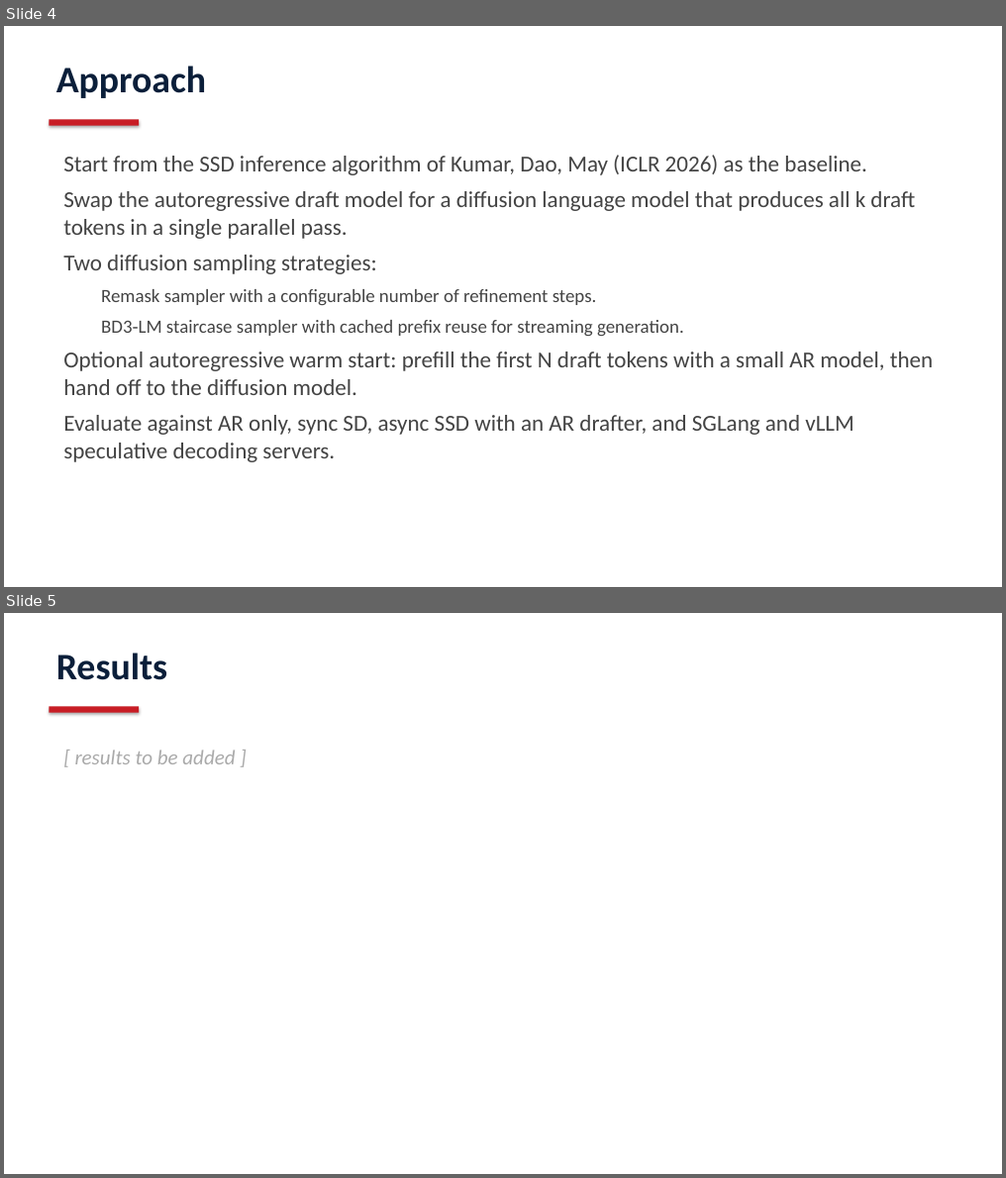
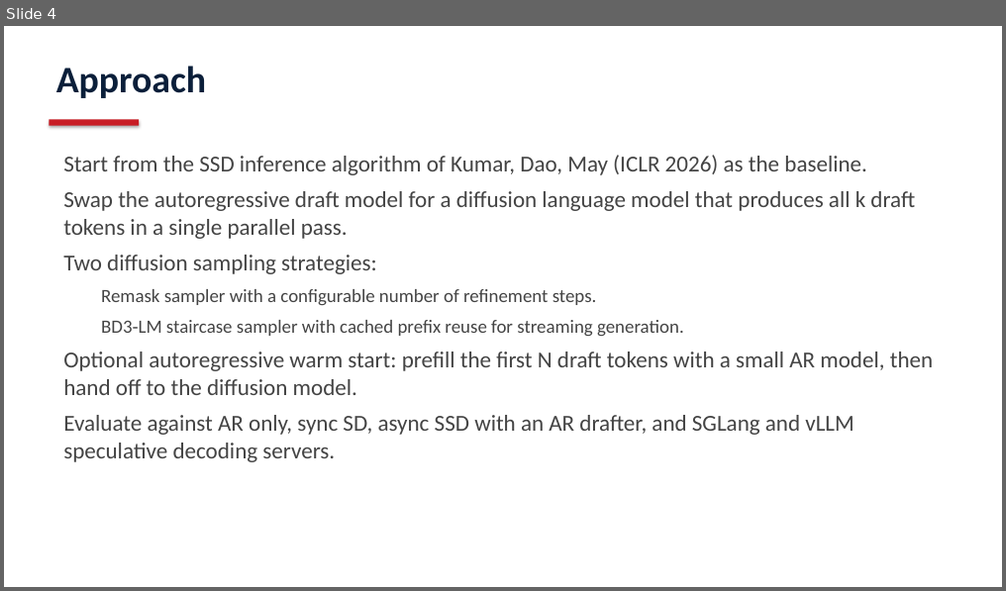
Before and after one commit to CashelF/diffusion-ssd, a slide deck: diffusion_ssd_slides.pptx. Shown one above the other, each under a label of ours: slides 4 and 5 before the commit, slide 4 after it. The pictures are 1006x1178 and 1006x591 pixels, drawn with LibreOffice and Linux fonts; fonts in the diff are those of the drawing. Boxes give left, top, right and bottom in pixels: in the first picture for what was removed or moved away, otherwise in the second. Text is boxed around its words. In the diff, an @@ line names an element or a change of style, - is before the commit and + after.

Commit message:
presentation

```diff
--- a/diffusion_ssd_slides.pptx
+++ b/diffusion_ssd_slides.pptx
@@ slide 5 removed at (4, 613, 1002, 1174), background #FFFFFF @@
@@ text removed at (56, 653, 167, 680) @@
-Results
@@ rectangle removed at (49, 707, 139, 713) @@
@@ text removed at (75, 750, 235, 764) @@
-[ results to be added ]
```
Also in this commit, not shown: 1 slide added, 3 other files.
